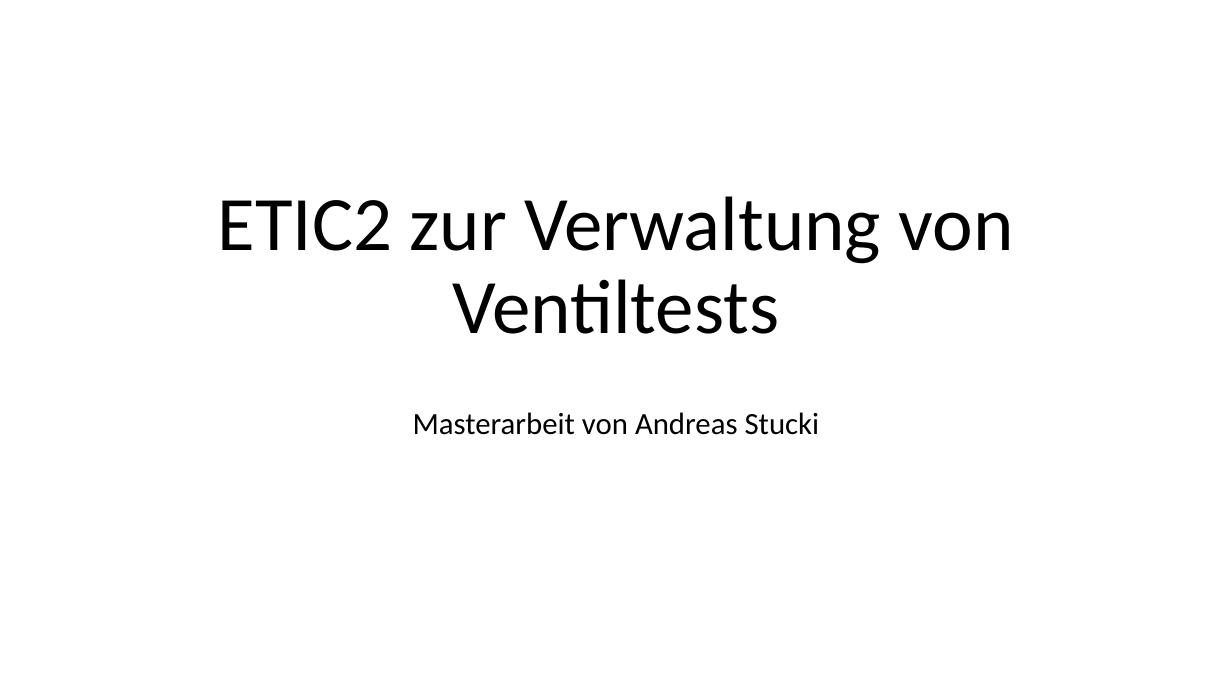
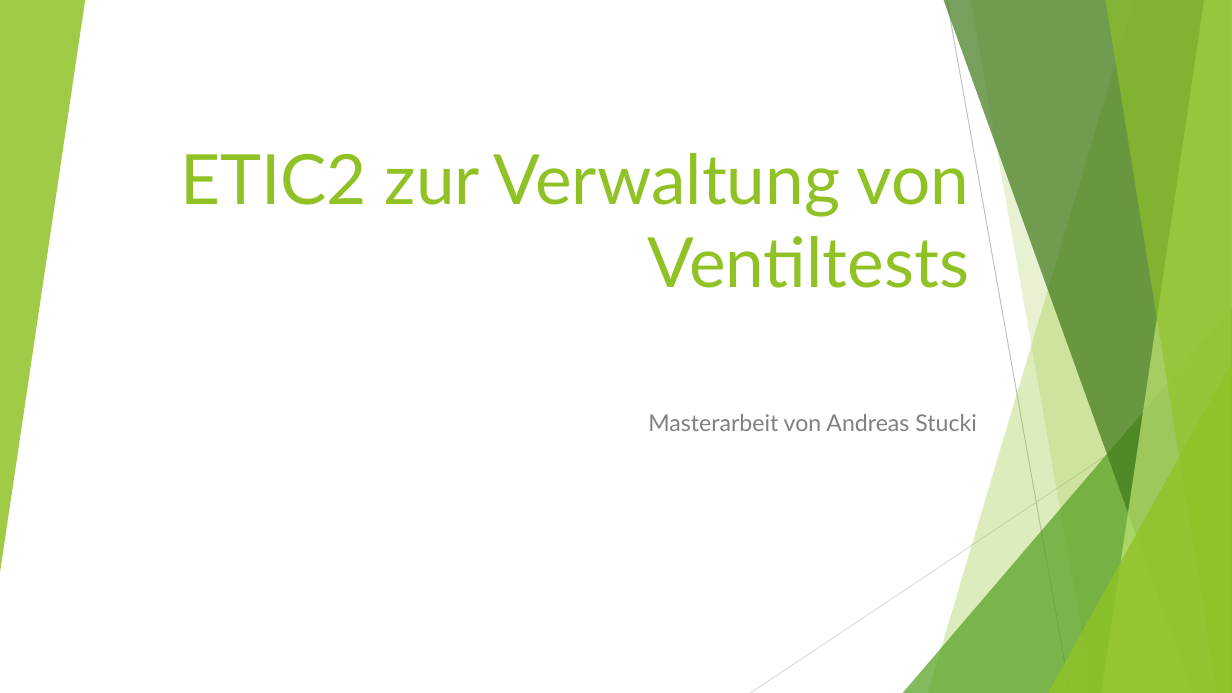
Before and after one commit to stuckiandreas/Masterarbeit, a slide deck: slide 1 of Präsentation/ETIC2 zur Verwaltung von Ventiltests.pptx. Drawn at 1232x693 pixels with LibreOffice and Linux fonts; fonts in the diff are those of the drawing. Boxes give left, top, right and bottom in pixels: in the first picture for what was removed or moved away, otherwise in the second. Text is boxed around its words. In the diff, an @@ line names an element or a change of style, - is before the commit and + after.

```diff
--- a/Präsentation/ETIC2 zur Verwaltung von Ventiltests.pptx
+++ b/Präsentation/ETIC2 zur Verwaltung von Ventiltests.pptx
@@ group added at [0, 0, 1232, 693]: 5 freeform shapes, 3 triangles, 2 lines @@
@@ title "ETIC2 zur Verwaltung von Ventiltests": place and size @@
-title "ETIC2 zur Verwaltung von Ventiltests" at [218, 196, 1013, 334]
+title "ETIC2 zur Verwaltung von Ventiltests" at [180, 153, 969, 288]
@@ title "ETIC2 zur Verwaltung von Ventiltests" at [180, 153, 969, 288]: size 60 to 54 pt, font Calibri to Lato, text colour #000000 to #90C226; alignment centre to right; line spacing 0.9 to 1 @@
@@ subtitle "Masterarbeit von Andreas Stucki" at [648, 414, 976, 431]: size 24 to 18 pt, font Calibri to Lato, text colour #000000 to #808080; alignment centre to right; line spacing 0.9 to 1 @@
```
Also in this commit, not shown: 1 other slide changed, 7 slides added.
